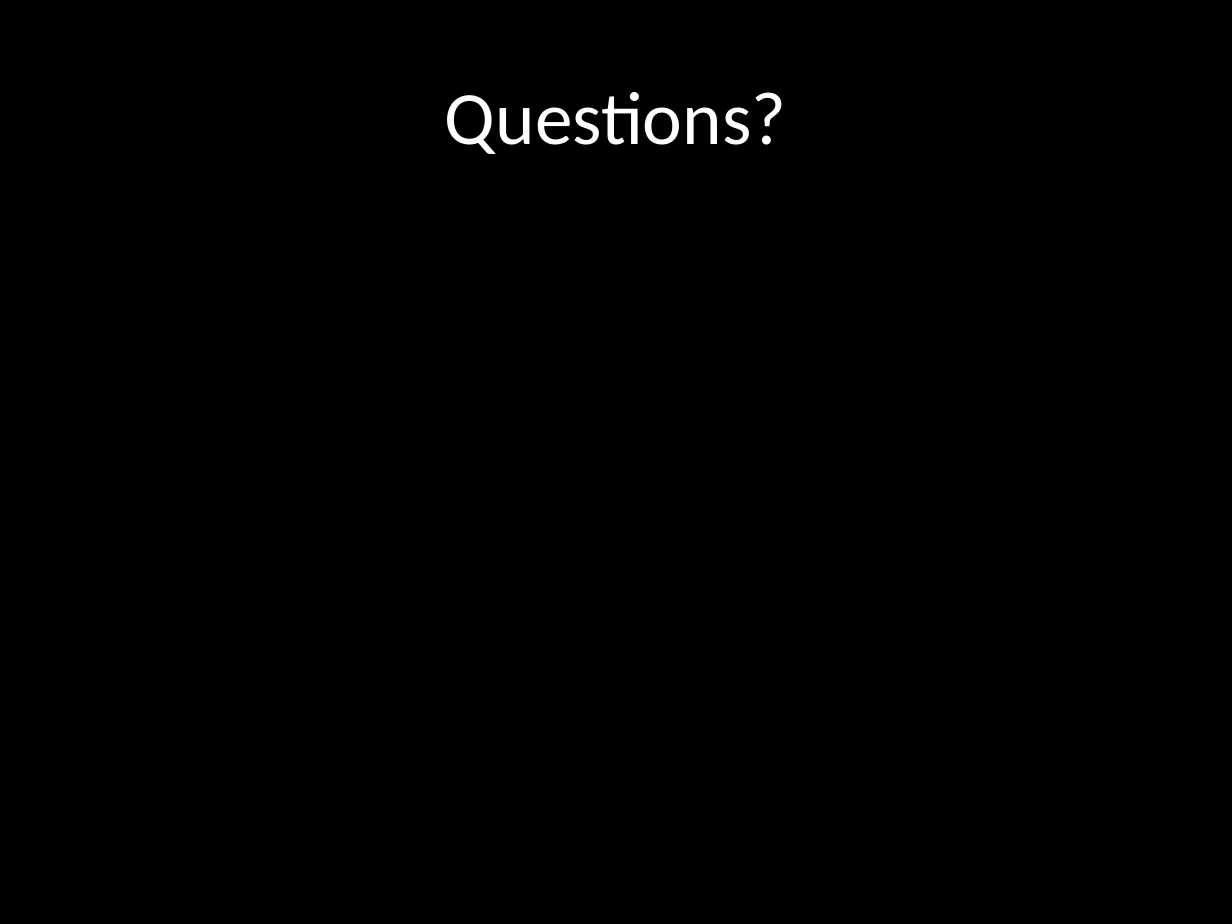
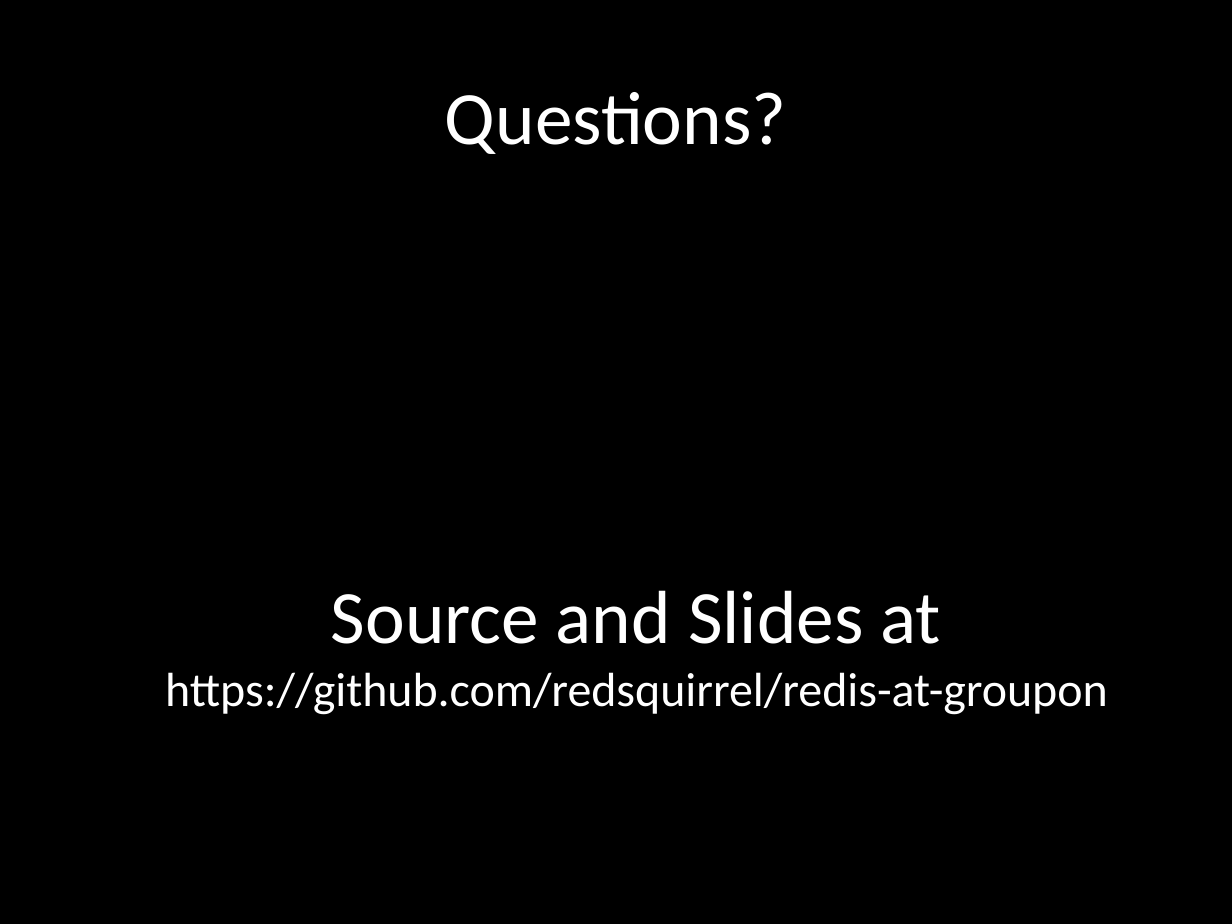
Before and after one commit to redsquirrel/redis-at-groupon, a slide deck: slide 23 of redis-groupon.pptx. Drawn at 1232x924 pixels with LibreOffice and Linux fonts; fonts in the diff are those of the drawing. Boxes give left, top, right and bottom in pixels: in the first picture for what was removed or moved away, otherwise in the second. Text is boxed around its words. In the diff, an @@ line names an element or a change of style, - is before the commit and + after.

```diff
--- a/redis-groupon.pptx
+++ b/redis-groupon.pptx
@@ text added at (165,590,1108,715), 28 pt, text #FFFFFF @@
+Source and Slides at
+https://github.com/redsquirrel/redis-at-groupon
```
Also in this commit, not shown: 1 slide added, 1 slide removed, 2 other files.
